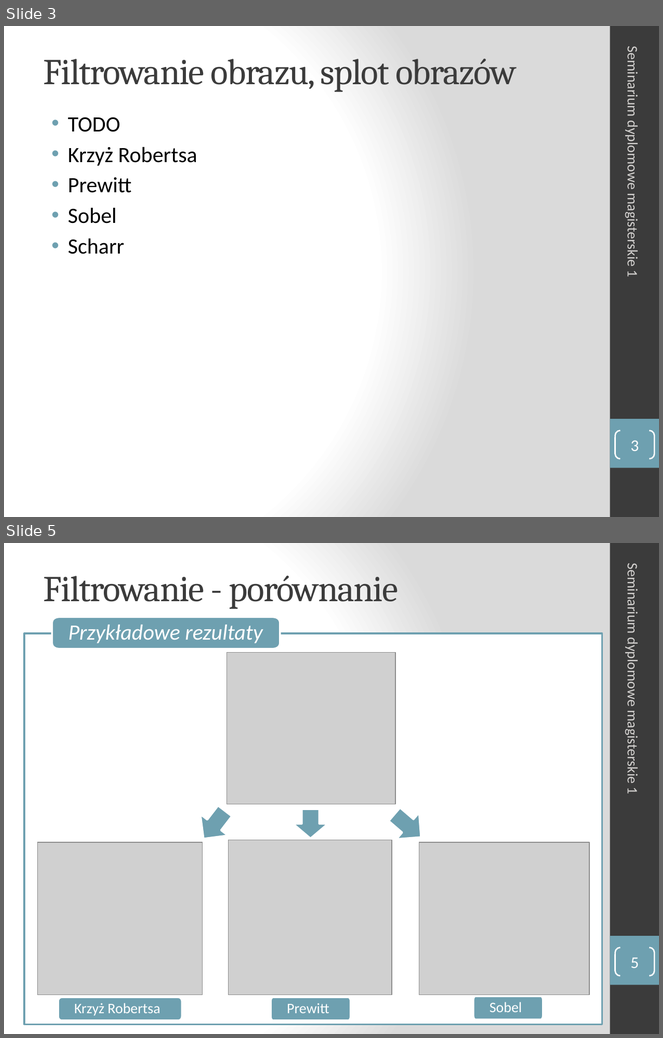
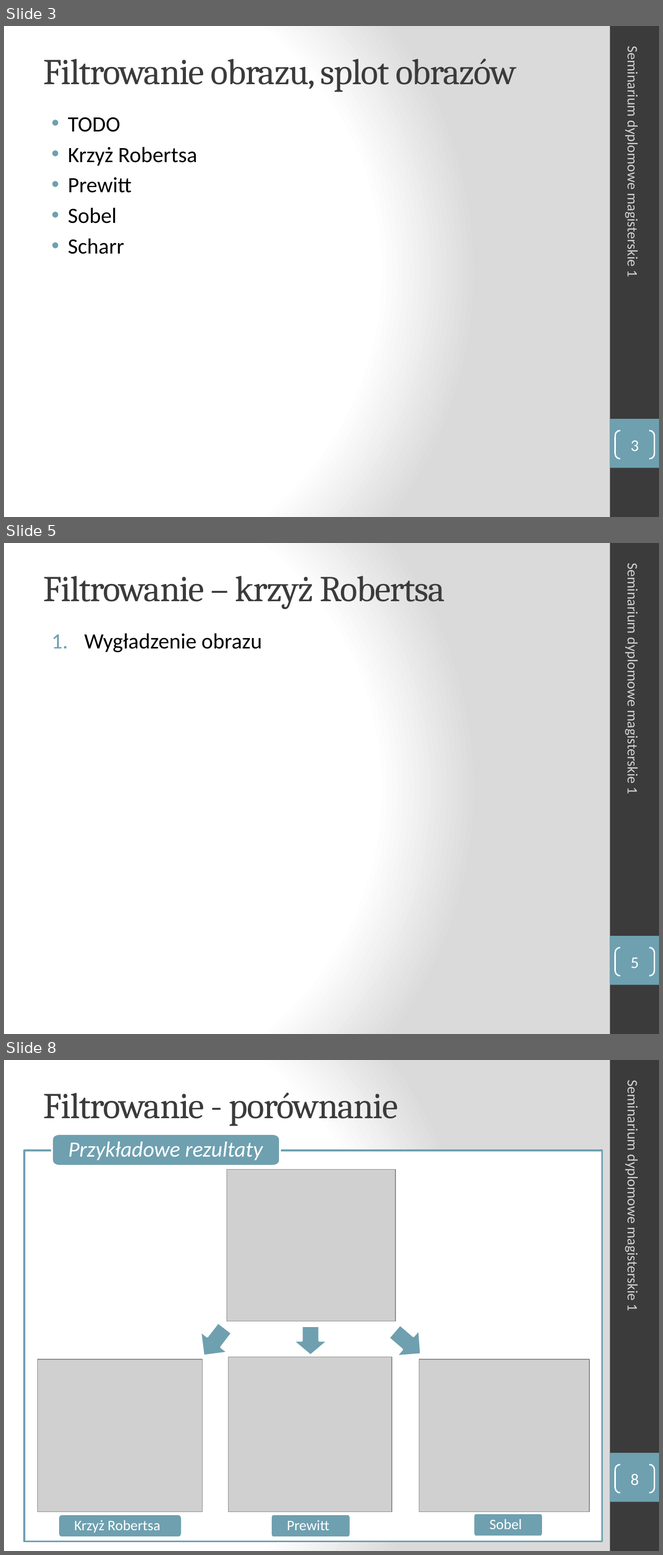
Before and after one commit to turekj/msc, a slide deck: Placeholder/seminar1/prezentacja/sdm1_Aniserowicz_Michal.pptx. Shown one above the other, each under a label of ours: slides 3 and 5 before the commit, slides 3, 5 and 8 after it; the slides between them are not shown. The pictures are 663x1038 and 663x1555 pixels, drawn with LibreOffice and Linux fonts; fonts in the diff are those of the drawing; grey boxes stand for pictures. Boxes give left, top, right and bottom in pixels: in the first picture for what was removed or moved away, otherwise in the second. Text is boxed around its words. In the diff, an @@ line names an element or a change of style, - is before the commit and + after.

```diff
--- a/Placeholder/seminar1/prezentacja/sdm1_Aniserowicz_Michal.pptx
+++ b/Placeholder/seminar1/prezentacja/sdm1_Aniserowicz_Michal.pptx
@@ slide 5 added at (4,543,659,1034), background gradient #FFFFFF to #DADADA; not listed: 2 template elements that a slide beside it also shows @@
@@ text added at (624,570,642,794), 16 pt, text #D4D2D0 @@
+Seminarium dyplomowe magisterskie 1
@@ title added at (44,576,445,609), 40 pt, text #3B3B3B @@
+Filtrowanie – krzyż Robertsa
@@ text added at (84,633,262,653), 24 pt, text #000000 @@
+1. Wygładzenie obrazu
@@ page number added at (616,948,655,976), outline #FFFFFF 1.5 pt, 18 pt, text #FFFFFF @@
+5
@@ what was slide 5 is now slide 8 @@
@@ page number at (631,1474,639,1485): text changed @@
-5
+8
```
Also in this commit, not shown: 2 slides changed, 2 other slides added, 1 other file.
